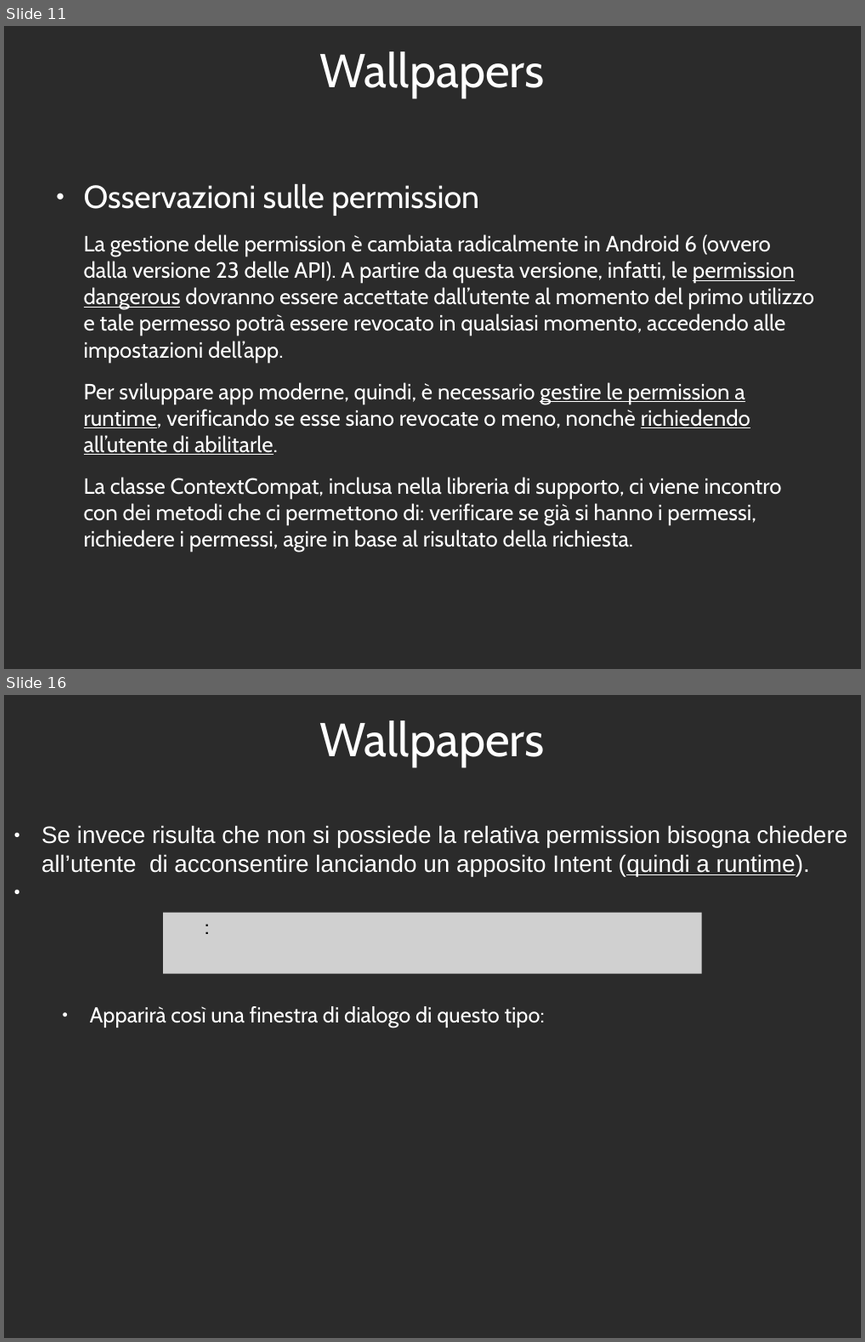
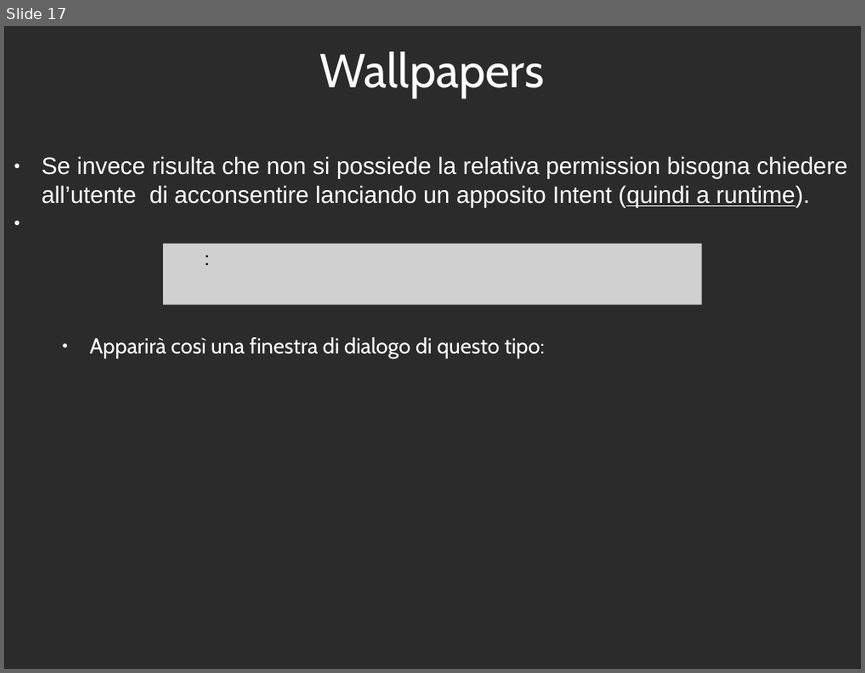
Before and after one commit to 0088024/Wallpaper_v4, a slide deck: ESONERO_WALLPAPERS_FPR-IOL2018.odp. Shown one above the other, each under a label of ours: slides 11 and 16 before the commit, slide 17 after it; the slides between them are not shown. The pictures are 865x1342 and 865x673 pixels, drawn with LibreOffice and Linux fonts; fonts in the diff are those of the drawing; grey boxes stand for pictures; background and template pictures are left out; a plain dark background stands for a picture behind light text. Boxes give left, top, right and bottom in pixels: in the first picture for what was removed or moved away, otherwise in the second. Text is boxed around its words. In the diff, an @@ line names an element or a change of style, - is before the commit and + after.

```diff
--- a/ESONERO_WALLPAPERS_FPR-IOL2018.odp
+++ b/ESONERO_WALLPAPERS_FPR-IOL2018.odp
@@ slide 11 removed at (4,26,861,669), background picture (left out) @@
@@ title removed at (320,52,545,98) @@
-Wallpapers
@@ text removed at (84,184,814,550) @@
-● Osservazioni sulle permission
-La gestione delle permission è cambiata radicalmente in Android 6 (ovvero dalla versione 23 delle API). A partire da questa versione, infatti, le permission dangerous dovranno essere accettate dall’utente al momento del primo utilizzo e tale permesso potrà essere revocato in qualsiasi momento, accedendo alle impostazioni dell’app.
-Per sviluppare app moderne, quindi, è necessario gestire le permission a runtime, verificando se esse siano revocate o meno, nonchè richiedendo all’utente di abilitarle.
-La classe ContextCompat, inclusa nella libreria di supporto, ci viene incontro con dei metodi che ci permettono di: verificare se già si hanno i permessi, richiedere i permessi, agire in base al risultato della richiesta.
@@ what was slide 16 is now slide 17 @@
```
Also in this commit, not shown: 5 slides changed, 4 slides added, 4 other slides removed.
